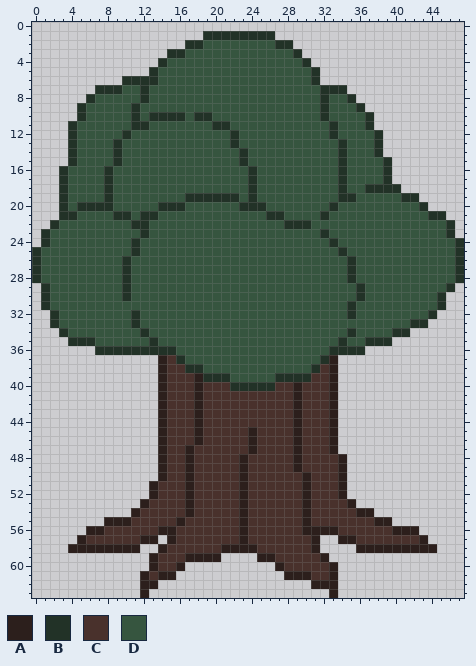
Pixel-art file -- Assets/AsepriteFiles/tree.aseprite. That is the earlier state.
48x64 pixels, 1 frame. Colours within 5 levels of each other are drawn and written as one.
Visible layers, top first: "tree1/Layer 1", "tree1/Layer 2".
Palette (. is transparent): A #2c1f1c  B #223227  C #49312c  D #36553f
Pixels before (only the part around the change), first column x 0:
 0 ................................................
 1 ...................BBBBBBBB.....................
 2 .................BBDDDDDDDDBB...................
 3 ...............BBDDDDDDDDDDDDB..................
 4 ..............BDDDDDDDDDDDDDDDB.................
 5 .............BDDDDDDDDDDDDDDDDDB................
 6 ..........BBBBDDDDDDDDDDDDDDDDDB................
 7 .......BBBDDBDDDDDDDDDDDDDDDDDDDBBB.............
 8 ......BDDDDDBDDDDDDDDDDDDDDDDDDDBDDB............
 9 .....BDDDDDBDDDDDDDDDDDDDDDDDDDDBDDDB...........
10 .....BDDDDDBDBBBBDBBDDDDDDDDDDDDBDDDDB..........
11 ....BDDDDDDBBDDDDDDDBBDDDDDDDDDDDBDDDB..........
12 ....BDDDDDBDDDDDDDDDDDBDDDDDDDDDDBDDDDB.........
13 ....BDDDDBDDDDDDDDDDDDBDDDDDDDDDDDBDDDB.........
14 ....BDDDDBDDDDDDDDDDDDDBDDDDDDDDDDBDDDB.........
15 ....BDDDDBDDDDDDDDDDDDDBDDDDDDDDDDBDDDDB........
16 ...BDDDDBDDDDDDDDDDDDDDDBDDDDDDDDDBDDDDB........
17 ...BDDDDBDDDDDDDDDDDDDDDBDDDDDDDDDBDDDDB........
18 ...BDDDDBDDDDDDDDDDDDDDDBDDDDDDDDDBDDBBBB.......
19 ...BDDDDBDDDDDDDDBBBBBBDBDDDDDDDDDBBDDDDDBB.....
20 ...BDBBBBDDDDDBBBDDDDDDBBBDDDDDDDBDDDDDDDDDB....
21 ...BBDDDDBBDBBDDDDDDDDDDDDBBDDDDBDDDDDDDDDDDBB..
22 ..BDDDDDDDDBBDDDDDDDDDDDDDDDBBBDDDDDDDDDDDDDDDB.
23 .BDDDDDDDDDDBDDDDDDDDDDDDDDDDDDDBDDDDDDDDDDDDDB.
24 .BDDDDDDDDDBDDDDDDDDDDDDDDDDDDDDDBDDDDDDDDDDDDDB
25 BDDDDDDDDDDBDDDDDDDDDDDDDDDDDDDDDDBDDDDDDDDDDDDB
26 BDDDDDDDDDBDDDDDDDDDDDDDDDDDDDDDDDDBDDDDDDDDDDDB
27 BDDDDDDDDDBDDDDDDDDDDDDDDDDDDDDDDDDBDDDDDDDDDDDB
28 BDDDDDDDDDBDDDDDDDDDDDDDDDDDDDDDDDDBDDDDDDDDDDDB
29 .BDDDDDDDDBDDDDDDDDDDDDDDDDDDDDDDDDDBDDDDDDDDDB.
30 .BDDDDDDDDBDDDDDDDDDDDDDDDDDDDDDDDDDBDDDDDDDDB..
31 .BDDDDDDDDDDDDDDDDDDDDDDDDDDDDDDDDDBDDDDDDDDDB..
32 ..BDDDDDDDDBDDDDDDDDDDDDDDDDDDDDDDDBDDDDDDDDB...
33 ..BDDDDDDDDBDDDDDDDDDDDDDDDDDDDDDDDDDDDDDDBB....
34 ...BDDDDDDDDBDDDDDDDDDDDDDDDDDDDDDDBDDDDBB......
35 ....BBBDDDDDDBDDDDDDDDDDDDDDDDDDDDBDDBBB........
36 .......BBBBBBBBBDDDDDDDDDDDDDDDDDBBBB...........
37 ..............ACBDDDDDDDDDDDDDDDBA..............
38 ..............ACCBBDDDDDDDDDDDDBCA..............
39 ..............ACCCABBBDDDDDBBBBCCA..............
40 ..............ACCCACCCBBBBBCCACCCA..............
41 ..............ACCCACCCCCCCCCCACCCA..............
42 ..............ACCCACCCCCCCCCCACCCA..............
43 ..............ACCCACCCCCCCCCCACCCA..............
44 ..............ACCCACCCCCCCCCCACCCA..............
45 ..............ACCCACCCCCACCCCACCCA..............
46 ..............ACCCACCCCCACCCCACCCA..............
47 ..............ACCACCCCCCACCCCACCCA..............
48 ..............ACCACCCCCACCCCCACCCCA.............
49 ..............ACCACCCCCACCCCCACCCCA.............
50 ..............ACCACCCCCACCCCCCACCCA.............
51 .............ACCCACCCCCACCCCCCACCCA.............
52 .............ACCCACCCCCACCCCCCACCCA.............
53 ............ACCCCACCCCCACCCCCCACCCCA............
54 ...........ACCCCCACCCCCACCCCCCACCCCCAA..........
55 ........AAACCCCCACCCCCCACCCCCCACCCCCCCAA........
56 ......AACCCCCCAACCCCCCCACCCCCCAAAACCCCCCAAA.....
57 .....ACCCCCCAA.ACCCCCCCACCCCCCCA..AACCCCCCCA....
58 ....AAAAAAAA..ACCCCCCAAAACCCCCCA....AAAAAAAAA...
59 .............ACCCAAAA....AACCCCCA...............
60 .............ACCA..........ACCCCCA..............
61 ............ACAA............AAACCA..............
62 ............AA.................AAA..............
63 ............A....................A..............
After the commit:
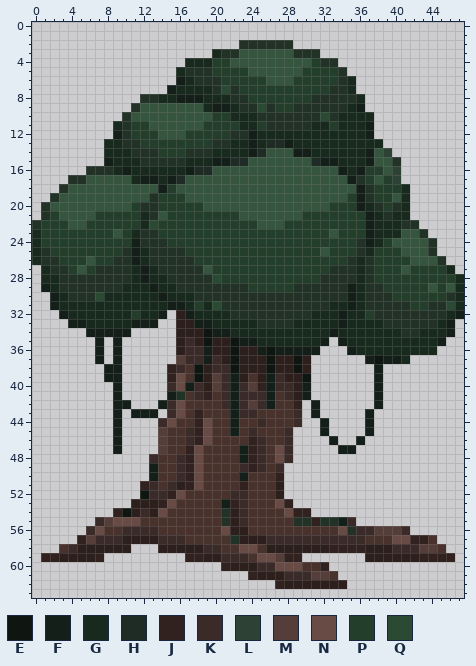
Colours new in this view: E #0f1612  F #151f19  G #182a1e  H #1f2c25  J #32221f  K #3b2b28  L #2d4134  M #553e39  N #674b44  P #233e2b  Q #2a4a34
Changes in this commit:
layer "tree1/Layer 2" now hidden
layer "tree1/Layer 1" now hidden
layer "tree2/Layer 8" added
layer "tree2/Layer 7" added
layer "tree2/Layer 9" opacity 20% multiply added
layer "tree2/Layer 10" opacity 20% multiply added
layer "tree2/Layer 11" opacity 45% overlay added
Changed rows in their new state; - is an unchanged pixel.
first column x 0:
 1 -------------------........---------------------
 2 -----------------......BBBB---------------------
 3 ---------------.....GBB-------BB----------------
 4 --------------...GGGPP--------DPBB--------------
 5 -------------...GBBBPPPP------PPPPB-------------
 6 ----------......FGBBBPPPPP---PPPPPBG------------
 7 -------........FGGGGBQBPPPPPPPPPP--G------------
 8 ------......-BGGFFFGGGBBPPPPPPPB-BB-G-----------
 9 -----......--------GFFGBBQBPPBBB-BBGF-----------
10 -----.....BD-DDDD-DDPPGGGBBBBBBBQBGGGG----------
11 ----.....GBPP------PPPPGGPBBBBBGGPGGGF----------
12 ----.....F-PPP---PPPPP-BFGGGGGGGGGGGGF.---------
13 ----....GGBBPPPPPPPPBBGGFGHHFGGGGGGGGGG---------
14 ----....GGGBBBPPPBBBGGGGFH---FFGGGGGGFDL--------
15 ----....FGGGBBBBBGGGFFHH-------HFFGGGF-DB-------
16 ---...BB-GFGGGGGGFHH----D---------FGFPPDL-------
17 ---.BB--D--GFFGFH-------D---------DFBP-PL-------
18 --------D-----FP--------D---------D-F-PPPG------
19 --BD----D----BPPPDDDDDD-D---------DPFBPP-G.-----
20 -BDD-DDDD--PBBPPPPP----DDD-------PPPFGBPBG..----
21 -BPDD--PPPPPG--PPPPPPPP---DD--PPPPPPPFGBGG....--
22 BPPP--PPPPPPGQPPPPPPPPPPP---PPPPPPPPPFGGGBB....-
23 GPPPPPPPP-PG-BPPPPPPPPPPPPPPPPPPP-PPPFGGG--B...-
24 GPPPPPPPPPPFBBBPPPPPPPPPPPPPPPPPPPPPBFGP----B...
25 GBPPPPPPPPBFGBBBBPPPPPPPPPPPPPPP-PPPBGPPP---B...
26 GBBPPP-PPB-FGBBBBBPPPPPPPPPPPPPPPPP-GBPPPP---B..
27 .GBBP-PBBB-GFGBBBBB-PPPPPPPPPPPPPBB-GBPPP-PPPPG.
28 .GGBBBBBBB-GFGGBBBBBQPPPPPPPPPPPBBB-GBPPPPPPPPPG
29 -FGBBBBBBBGGGFGGBBBBBBBBPPPPPBBBBBBFGBBPPPPP-PDG
30 -.FGBBBQGGGGGGFGGGBBBBBBBBBBBBBBBBBFGBBBPPPPPPBG
31 -.FGGGGGGGGGGGGFFGPGQBBBBBBBBBBBBGGFGBBBBBPPB-QG
32 --.FGGGGGGGPGGF.AFGGGGBBBBBBBBBGGGFGGPBBBBBB-BGF
33 --..FFGGGGGFFF..AAFFGGGGGBBBBGGGGGFGGGGBBB--BGF-
34 ---...FFFFF.....AAAEFFGGGGGGGGGGGFGGGGGGG-BGGGF-
35 ----...F.F......AKAEAAEFFGGGGGGGF.FGGGGGGGGGGF--
36 -------F.F......AKKFAAEAAFEFFFFF...FGGGGGGGGG---
37 -------F-F----..MKKFKAEAAAEAAEA...---FEFFG------
38 --------FF----.JKCEAKKEAAAEAAEA...----F---------
39 --------FF----.JN-EAMKFACAFKAAE...----F---------
40 ---------F----.KNFKAMKFKMJFKK-F...----F---------
41 ---------F----.FB-KJ-KFKKKF-K-F...----F---------
42 ---------FF---FKN-C--KFKMKF--J.F..----F---------
43 ---------F-FFF.KN-J---FKK----K.F..---F----------
44 ---------F----KN--JN--F--K---K..F.---F----------
45 ---------F----M--KJN--F-K---K...F.---F----------
46 ---------F----M--KJN----JK--K....F--F-----------
47 ---------F----M--JN----FJK-NK.....FF------------
48 -------------KC-KJN----FJK-NK......-------------
49 -------------FC-KJN----KJK-K.......-------------
50 -------------FC-KJN----F---J.......-------------
51 ------------JK-KAJN----J---A.......-------------
52 ------------EKKJNC----KK---A.......-------------
53 -----------A-AJN-C---FJK---NJ.......------------
54 ---------JE-KAN--C---BAK----NJJ.......----------
55 -------KMNNN----C----BAK-----BBJBBFK....--------
56 ------KN--KKKKCC-----NA-------CCCCNBKKMMMK.-----
57 -----JMKKKAA--KKK-----B-AAKKKKKKKKKKK---NNJJC---
58 ---CK------.---AAAAKKCCNN-AAAAA-AJJJJ---KKKMMC--
59 -JJAAAAJ-----....JJ--KKKCNNMJJ...----AAAAAAJJJJ-
60 -------------....----JAAAKKNNN--J.--------------
61 ------------....--------JAAAKKKMMC--------------
62 ------------..-------------JAAA---A-------------
63 ------------.--------------------.--------------
